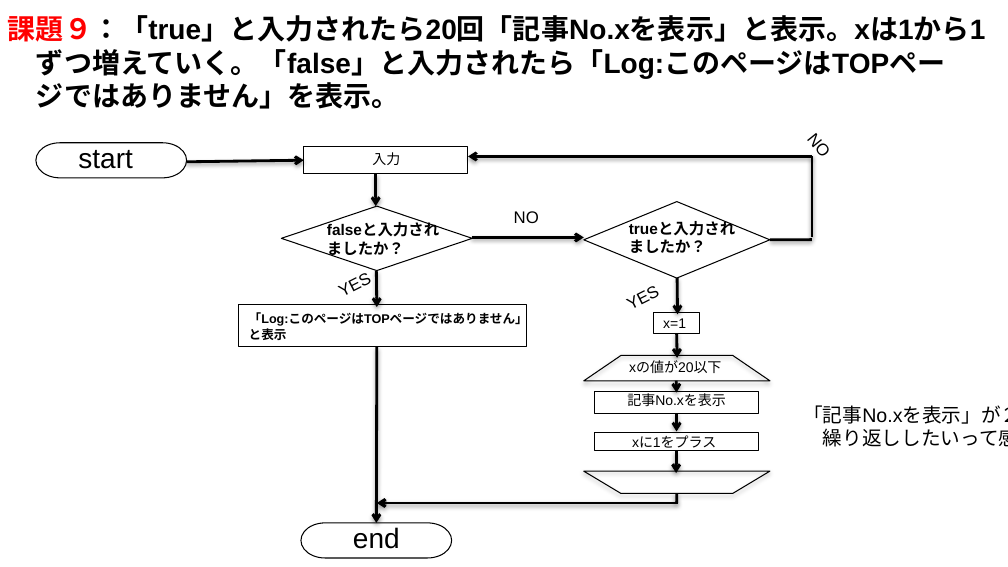
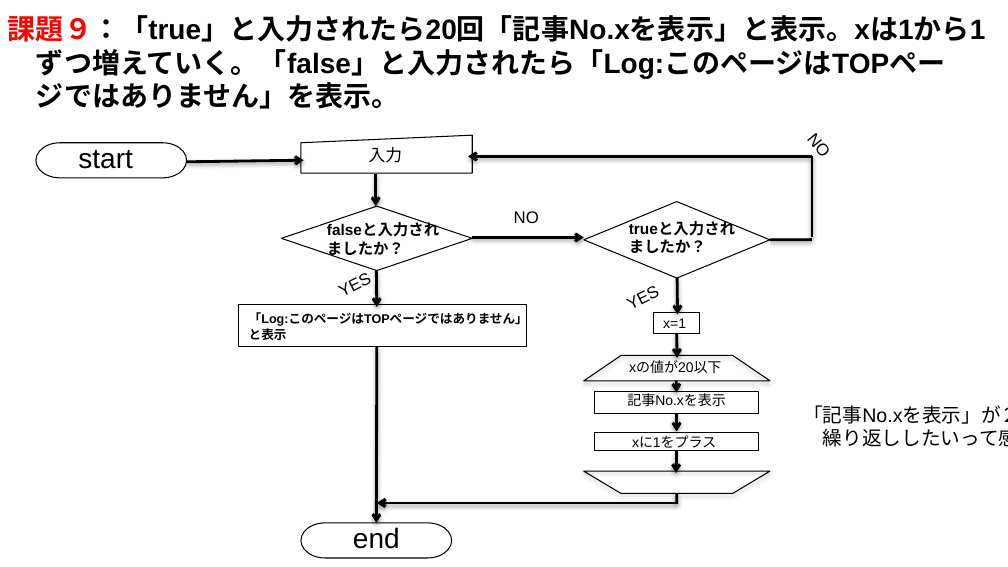
Before and after one commit to Taka-Haru/Challenge, a slide deck: slide 9 of Flowchart .pptx. Drawn at 1008x567 pixels with LibreOffice and Linux fonts; fonts in the diff are those of the drawing. Boxes give left, top, right and bottom in pixels: in the first picture for what was removed or moved away, otherwise in the second. Text is boxed around its words. In the diff, an @@ line names an element or a change of style, - is before the commit and + after.

```diff
--- a/Flowchart .pptx
+++ b/Flowchart .pptx
@@ flow chart manual input resized from (x1=303, y1=146, x2=467, y2=173) to (x1=301, y1=135, x2=473, y2=173) @@
@@ flow chart manual input at (x1=301, y1=135, x2=473, y2=173): rectangle to flow chart manual input @@
@@ text "入力" at (x1=369, y1=147, x2=403, y2=163): size 10 to 12 pt @@
```
Also in this commit, not shown: 5 other slides changed.
